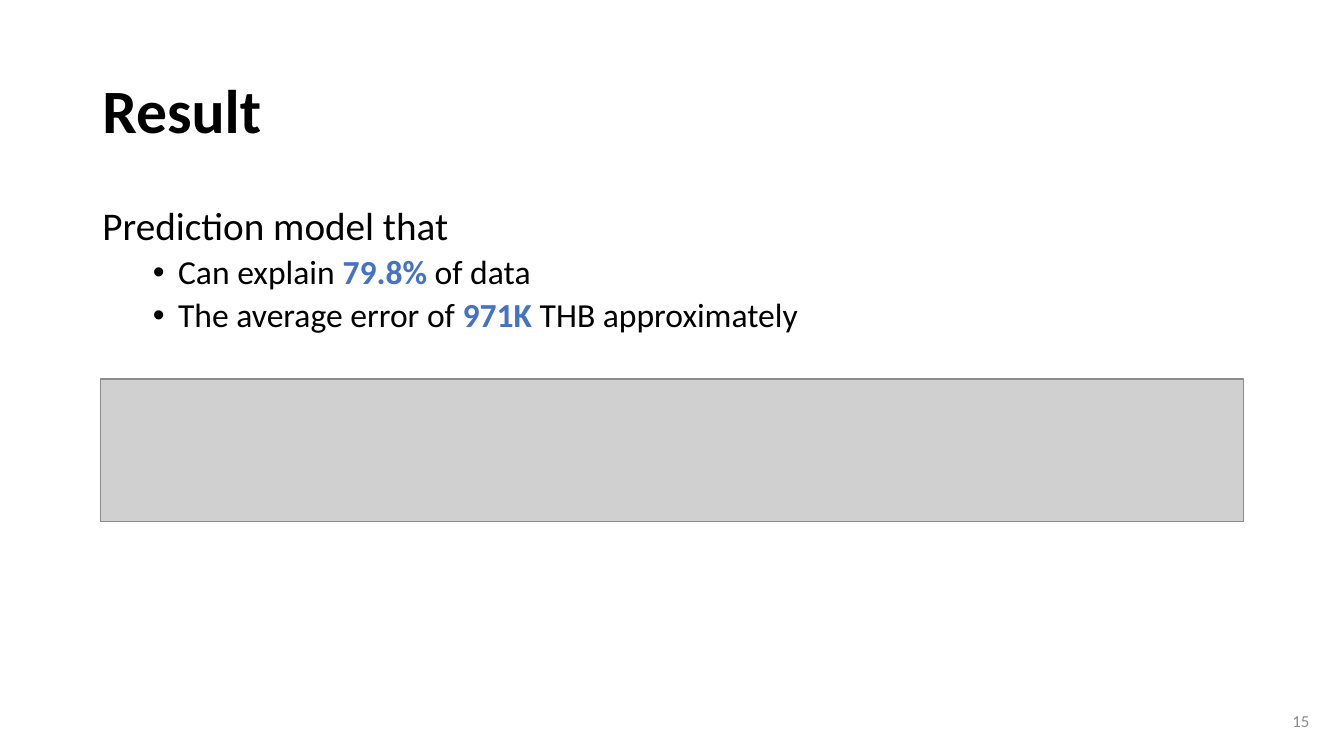
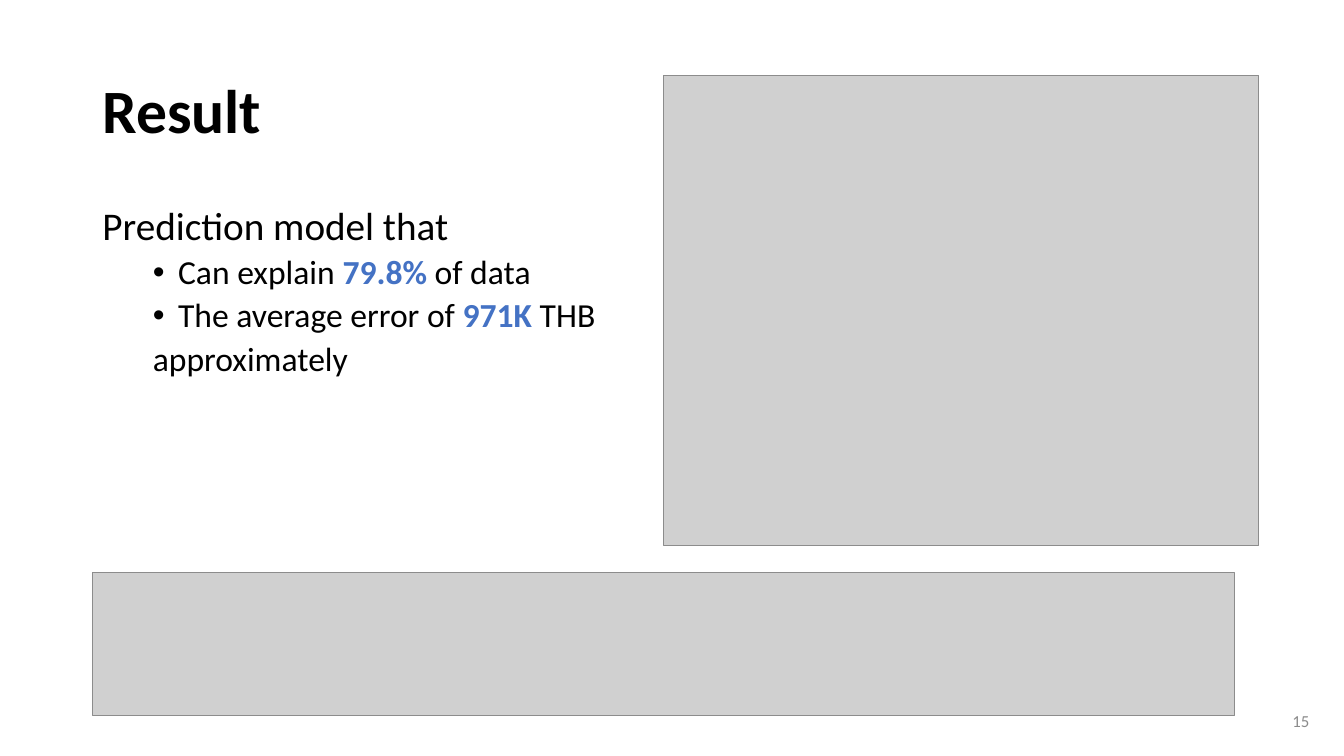
Before and after one commit to wtwwitt/project_2_bangkok_housing_price, a slide deck: slide 15 of presentation/Bangkok Housing Price Prediction for buyers and sellers.pptx. Drawn at 1344x756 pixels with LibreOffice and Linux fonts; fonts in the diff are those of the drawing; grey boxes stand for pictures. Boxes give left, top, right and bottom in pixels: in the first picture for what was removed or moved away, otherwise in the second. Text is boxed around its words. In the diff, an @@ line names an element or a change of style, - is before the commit and + after.

```diff
--- a/presentation/Bangkok Housing Price Prediction for buyers and sellers.pptx
+++ b/presentation/Bangkok Housing Price Prediction for buyers and sellers.pptx
@@ picture added at box(663, 75, 1259, 545) @@
@@ text at box(153, 303, 596, 377): text changed @@
-  • The average error of 971K THB approximately
+  • The average error of 971K THB
+  approximately
@@ picture: place and size @@
-picture at box(101, 379, 1243, 522)
+picture at box(93, 573, 1235, 716)
```
Also in this commit, not shown: 3 other files.
